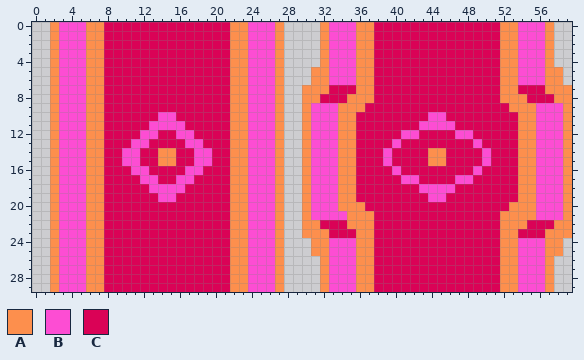
Two states of a pixel-art sprite, data/carpet1.png. This is how it looked before the edit.
The file is 60x30 pixels.
Palette (. is transparent): A #fd8f4d  B #fd4dd3  C #da0256
Pixels before, first column x 2:
 0 ABBBAACCCCCCCCCCCCCCAABBBA....ABBBAACCCCCCCCCCCCCCAABBBA..
 1 ABBBAACCCCCCCCCCCCCCAABBBA....ABBBAACCCCCCCCCCCCCCAABBBA..
 2 ABBBAACCCCCCCCCCCCCCAABBBA....ABBBAACCCCCCCCCCCCCCAABBBA..
 3 ABBBAACCCCCCCCCCCCCCAABBBA....ABBBAACCCCCCCCCCCCCCAABBBA..
 4 ABBBAACCCCCCCCCCCCCCAABBBA....ABBBAACCCCCCCCCCCCCCAABBBA..
 5 ABBBAACCCCCCCCCCCCCCAABBBA...AABBBAACCCCCCCCCCCCCCAABBBAA.
 6 ABBBAACCCCCCCCCCCCCCAABBBA...AABBBAACCCCCCCCCCCCCCAABBBAA.
 7 ABBBAACCCCCCCCCCCCCCAABBBA..AAACCCAACCCCCCCCCCCCCCAACCCAAA
 8 ABBBAACCCCCCCCCCCCCCAABBBA..AACCCAAACCCCCCCCCCCCCCAAACCCAA
 9 ABBBAACCCCCCCCCCCCCCAABBBA..ABBBAAACCCCCCCCCCCCCCCCAAABBBA
10 ABBBAACCCCCCBBCCCCCCAABBBA..ABBBAACCCCCCCCBBCCCCCCCCAABBBA
11 ABBBAACCCCCBBBBCCCCCAABBBA..ABBBAACCCCCCCBBBBCCCCCCCAABBBA
12 ABBBAACCCCBBCCBBCCCCAABBBA..ABBBAACCCCCBBCCCCBBCCCCCAABBBA
13 ABBBAACCCBBCCCCBBCCCAABBBA..ABBBAACCCCBCCCCCCCCBCCCCAABBBA
14 ABBBAACCBBCCAACCBBCCAABBBA..ABBBAACCCBCCCCAACCCCBCCCAABBBA
15 ABBBAACCBBCCAACCBBCCAABBBA..ABBBAACCCBCCCCAACCCCBCCCAABBBA
16 ABBBAACCCBBCCCCBBCCCAABBBA..ABBBAACCCCBCCCCCCCCBCCCCAABBBA
17 ABBBAACCCCBBCCBBCCCCAABBBA..ABBBAACCCCCBBCCCCBBCCCCCAABBBA
18 ABBBAACCCCCBBBBCCCCCAABBBA..ABBBAACCCCCCCBBBBCCCCCCCAABBBA
19 ABBBAACCCCCCBBCCCCCCAABBBA..ABBBAACCCCCCCCBBCCCCCCCCAABBBA
20 ABBBAACCCCCCCCCCCCCCAABBBA..ABBBAAACCCCCCCCCCCCCCCCAAABBBA
21 ABBBAACCCCCCCCCCCCCCAABBBA..ABBBBAAACCCCCCCCCCCCCCAAAABBBA
22 ABBBAACCCCCCCCCCCCCCAABBBA..AACCCAAACCCCCCCCCCCCCCAAACCCAA
23 ABBBAACCCCCCCCCCCCCCAABBBA..AAACCCAACCCCCCCCCCCCCCAACCCAAA
24 ABBBAACCCCCCCCCCCCCCAABBBA...AABBBAACCCCCCCCCCCCCCAABBBAA.
25 ABBBAACCCCCCCCCCCCCCAABBBA...AABBBAACCCCCCCCCCCCCCAABBBAA.
26 ABBBAACCCCCCCCCCCCCCAABBBA....ABBBAACCCCCCCCCCCCCCAABBBA..
27 ABBBAACCCCCCCCCCCCCCAABBBA....ABBBAACCCCCCCCCCCCCCAABBBA..
28 ABBBAACCCCCCCCCCCCCCAABBBA....ABBBAACCCCCCCCCCCCCCAABBBA..
29 ABBBAACCCCCCCCCCCCCCAABBBA....ABBBAACCCCCCCCCCCCCCAABBBA..
After the commit:
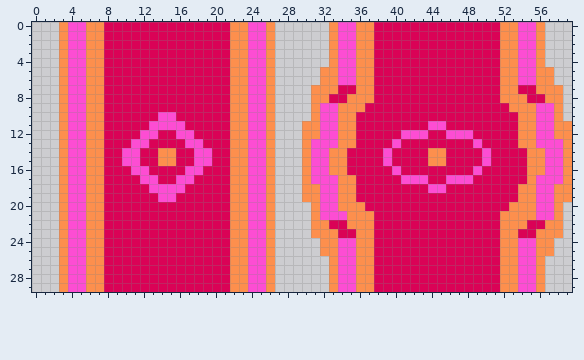
From old to new:
Changed rows in their new state; - is an unchanged pixel.
first column x 2:
 0 .A----------------------A.----.A----------------------A.--
 1 .A----------------------A.----.A----------------------A.--
 2 .A----------------------A.----.A----------------------A.--
 3 .A----------------------A.----.A----------------------A.--
 4 .A----------------------A.----.A----------------------A.--
 5 .A----------------------A.---.-A----------------------A-.-
 6 .A----------------------A.---.-A----------------------A-.-
 7 .A----------------------A.--.--A----------------------A--.
 8 .A----------------------A.--.-A------------------------A-.
 9 .A----------------------A.--.A--------------------------A.
10 .A----------------------A.--.A------------CC------------A.
11 .A----------------------A.---A-----------C--C-----------A-
12 .A----------------------A.---A-----------B--B-----------A-
13 .A----------------------A.--------------------------------
14 .A----------------------A.-----A-C------------------C-A---
15 .A----------------------A.-----A-C------------------C-A---
16 .A----------------------A.-----A-C------------------C-A---
17 .A----------------------A.---------------B--B-------C-----
18 .A----------------------A.---A-----------C--C-----------A-
19 .A----------------------A.---A------------CC------------A-
20 .A----------------------A.--.A--------------------------A.
21 .A----------------------A.--.A--------------------------A.
22 .A----------------------A.--.-A------------------------A-.
23 .A----------------------A.--.--A----------------------A--.
24 .A----------------------A.---.-A----------------------A-.-
25 .A----------------------A.---.-A----------------------A-.-
26 .A----------------------A.----.A----------------------A.--
27 .A----------------------A.----.A----------------------A.--
28 .A----------------------A.----.A----------------------A.--
29 .A----------------------A.----.A----------------------A.--
Where, in picture pixels (left, top, right, bottom), the same in both pictures:
changed: (50, 22, 68, 292)
changed: (266, 22, 356, 292)
changed: (518, 22, 572, 292)
changed: (419, 112, 455, 202)
